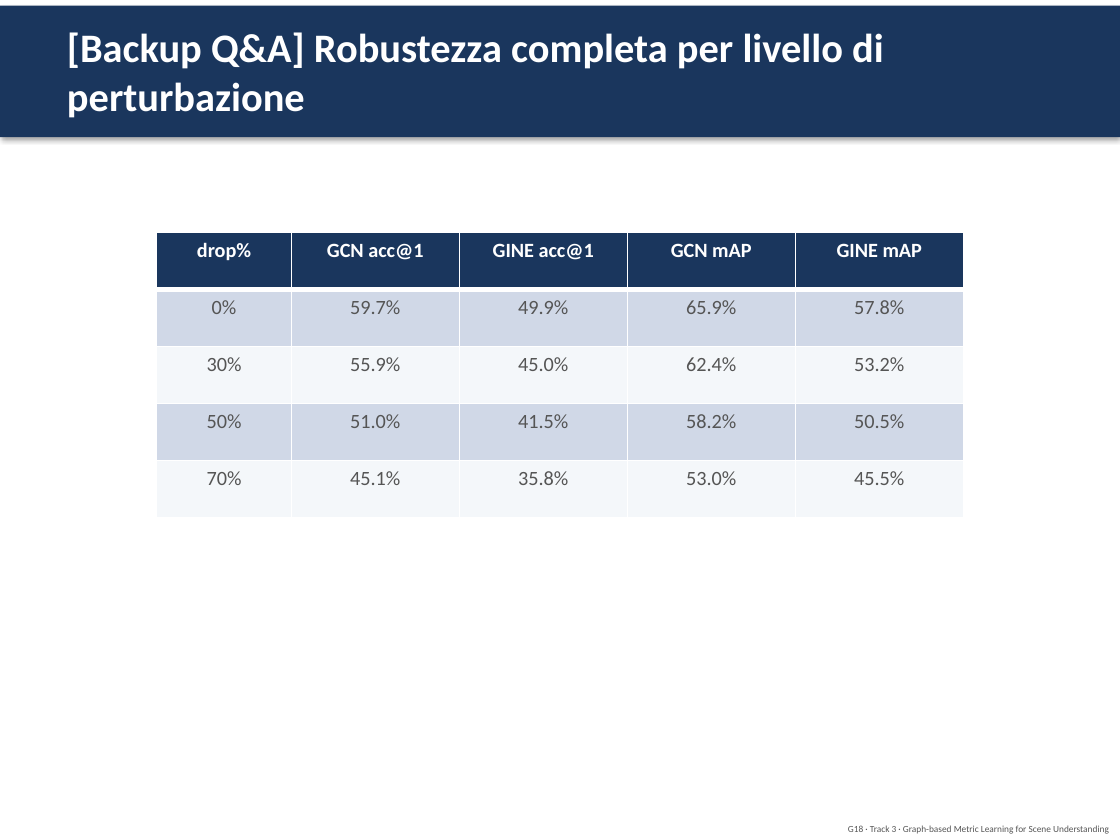
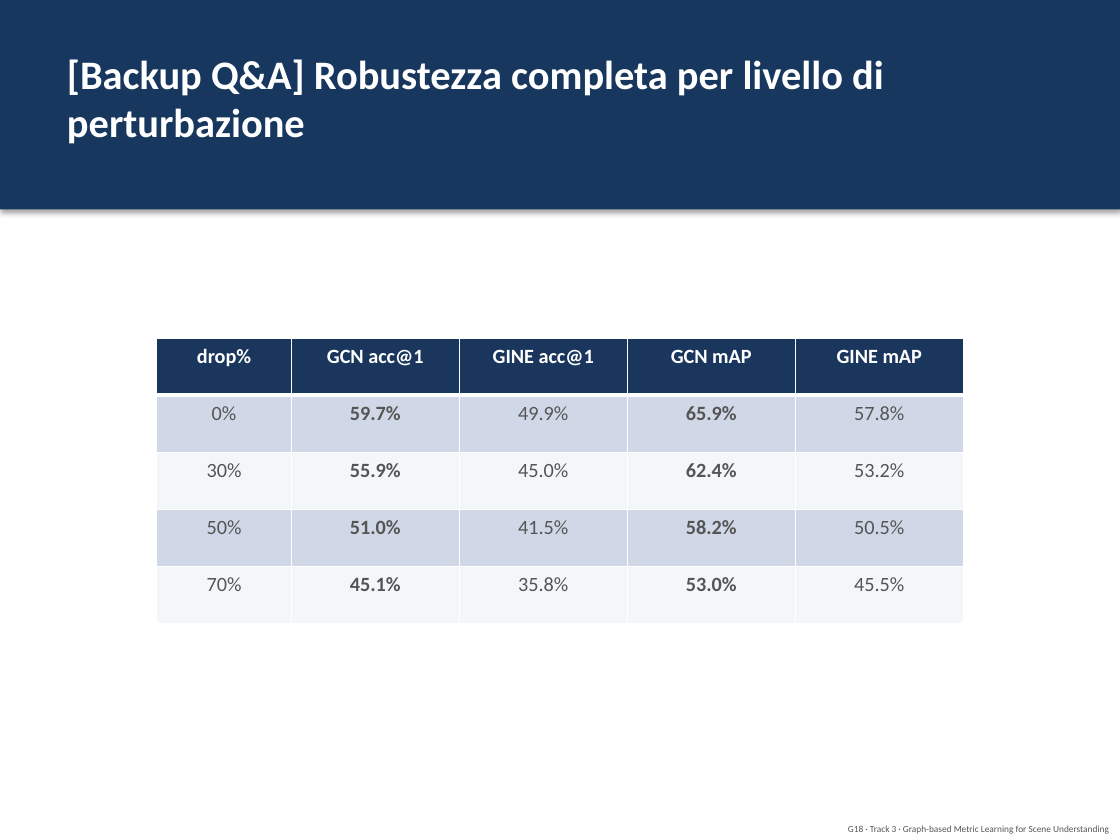
Before and after one commit to LenionK/dl26-projects, a slide deck: slide 15 of docs/presentazione_G18.pptx (slide 17 before the commit). Drawn at 1120x840 pixels with LibreOffice and Linux fonts; fonts in the diff are those of the drawing. Boxes give left, top, right and bottom in pixels: in the first picture for what was removed or moved away, otherwise in the second. Text is boxed around its words. In the diff, an @@ line names an element or a change of style, - is before the commit and + after.

```diff
--- a/docs/presentazione_G18.pptx
+++ b/docs/presentazione_G18.pptx
@@ rectangle: place and size @@
-rectangle at [0, 6, 1120, 138]
+rectangle at [0, 0, 1120, 209]
@@ rectangle at [0, 0, 1120, 209]: fill #1A365D to #17375E @@
@@ text "[Backup Q&A] Robustezza completa per ...": place and size @@
-text "[Backup Q&A] Robustezza completa per ..." at [67, 32, 884, 118]
+text "[Backup Q&A] Robustezza completa per ..." at [67, 59, 884, 144]
@@ table at [157, 338, 963, 624] @@
@@ bold on in "59.7%", "65.9%", "55.9%", "62.4%" and 4 more places @@
@@ table: place and size @@
-table at [157, 233, 963, 519]
+table at [157, 338, 963, 624]
```
Also in this commit, not shown: 7 other slides changed, 2 slides removed, 2 other files.
